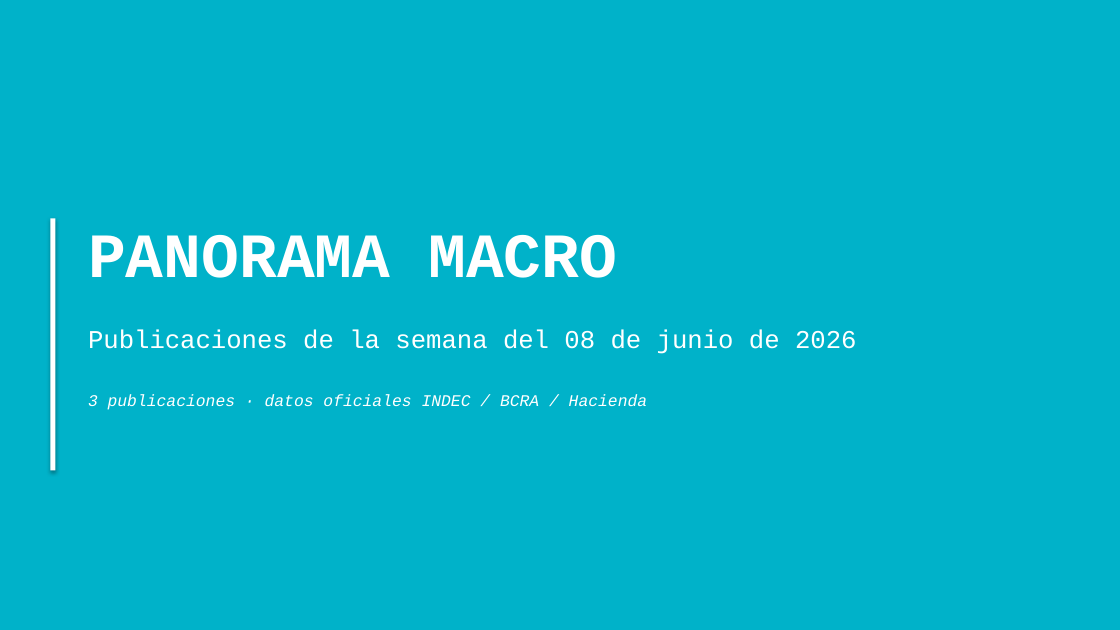
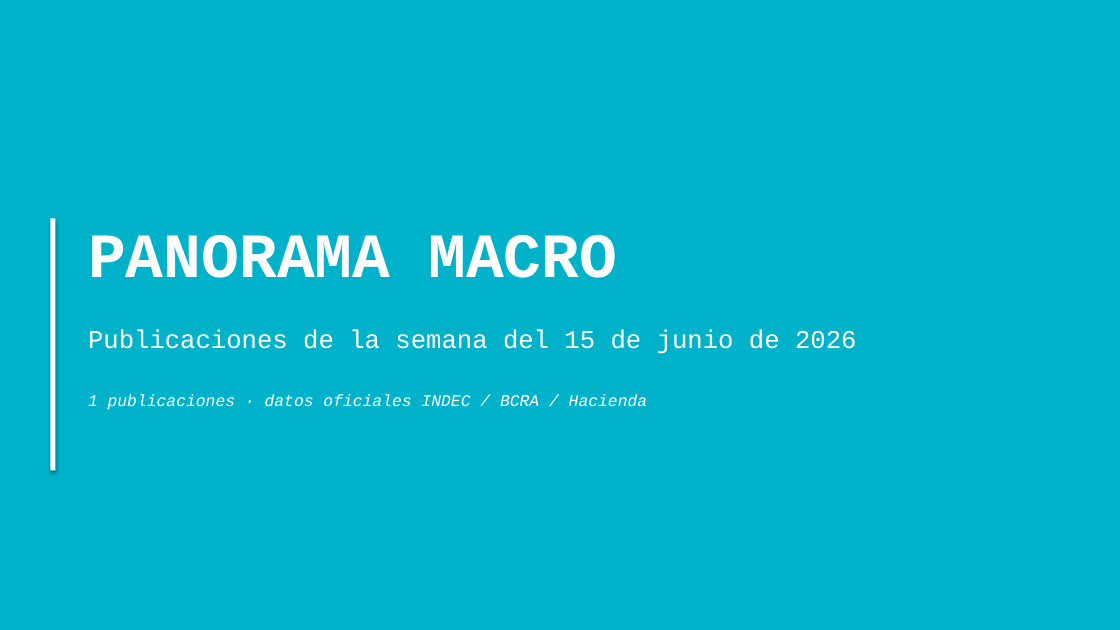
Before and after one commit to nwalovnik/boludos-ppt, a slide deck: slide 1 of publicaciones_semana.pptx. Drawn at 1120x630 pixels with LibreOffice and Linux fonts; fonts in the diff are those of the drawing. Boxes give left, top, right and bottom in pixels: in the first picture for what was removed or moved away, otherwise in the second. Text is boxed around its words. In the diff, an @@ line names an element or a change of style, - is before the commit and + after.

Commit message:
data: update 2026-06-16 ( data.json despidos.json scraper/historical_despidos.json publicaciones_semana.pptx rrii_brutas.xlsx)

```diff
--- a/publicaciones_semana.pptx
+++ b/publicaciones_semana.pptx
@@ text at [88, 330, 856, 354]: text changed @@
-Publicaciones de la semana del 08 de junio de 2026
+Publicaciones de la semana del 15 de junio de 2026
@@ text at [88, 394, 647, 410]: text changed @@
-3 publicaciones · datos oficiales INDEC / BCRA / Hacienda
+1 publicaciones · datos oficiales INDEC / BCRA / Hacienda
```
Also in this commit, not shown: 2 slides removed, 4 other files.
